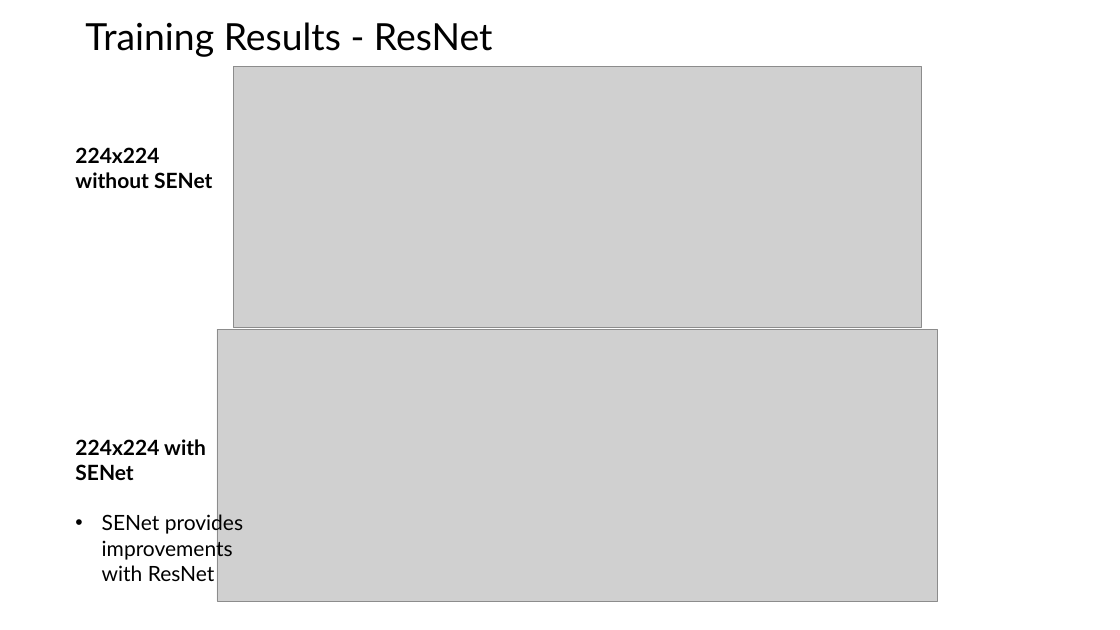
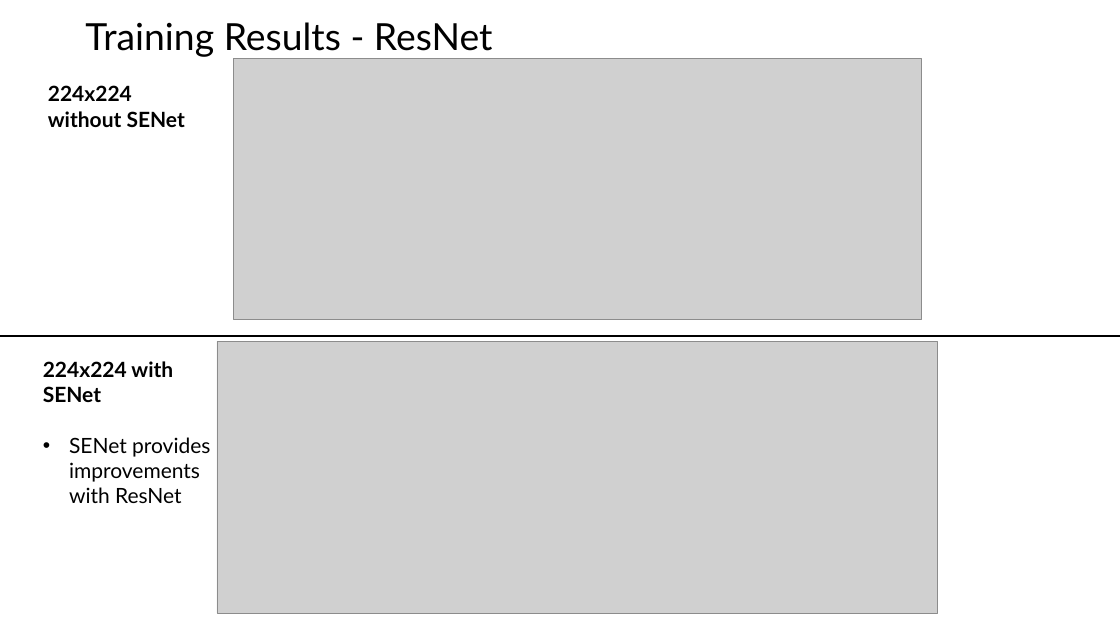
Before and after one commit to DsMouChao/DSCPproject, a slide deck: slide 9 of presentation.pptx (slide 10 before the commit). Drawn at 1120x630 pixels with LibreOffice and Linux fonts; fonts in the diff are those of the drawing; grey boxes stand for pictures. Boxes give left, top, right and bottom in pixels: in the first picture for what was removed or moved away, otherwise in the second. Text is boxed around its words. In the diff, an @@ line names an element or a change of style, - is before the commit and + after.

```diff
--- a/presentation.pptx
+++ b/presentation.pptx
@@ picture: place and size @@
-picture at [234, 66, 922, 328]
+picture at [234, 58, 922, 319]
@@ text "224x224 without SENet": place and size @@
-text "224x224 without SENet" at [75, 147, 212, 188]
+text "224x224 without SENet" at [48, 85, 185, 127]
@@ line added from (0, 336) to (1120, 336), #000000 1.5 pt @@
@@ text "224x224 with SENet": place and size @@
-text "224x224 with SENet" at [75, 439, 243, 581]
+text "224x224 with SENet" at [43, 361, 210, 503]
@@ picture: place and size @@
-picture at [217, 329, 938, 602]
+picture at [217, 341, 938, 613]
```
Also in this commit, not shown: 1 other slide changed, 1 slide removed.
